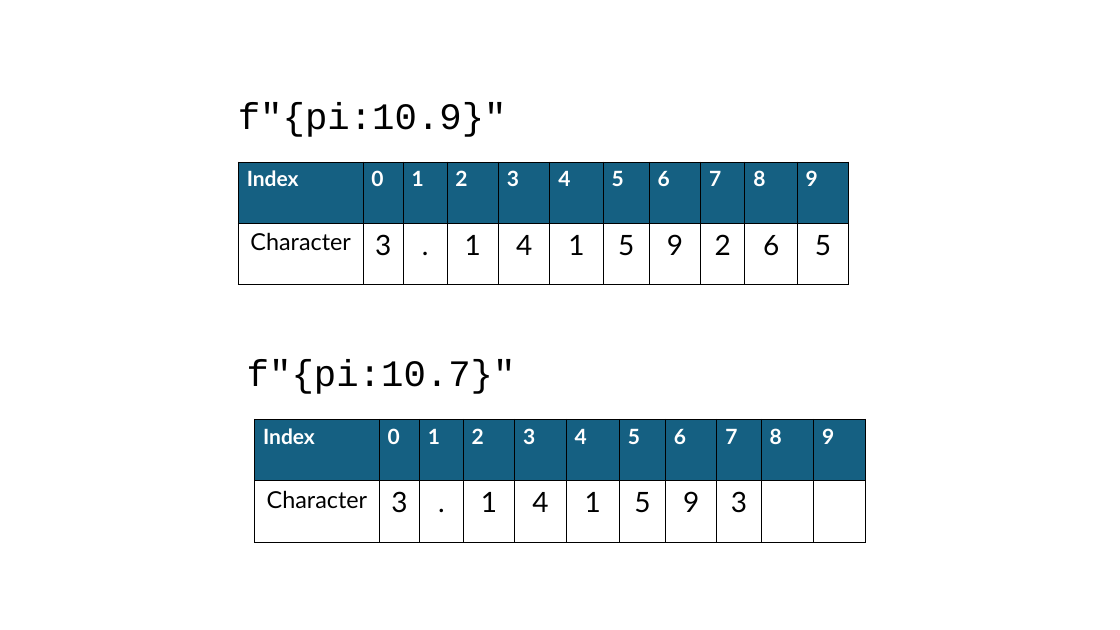
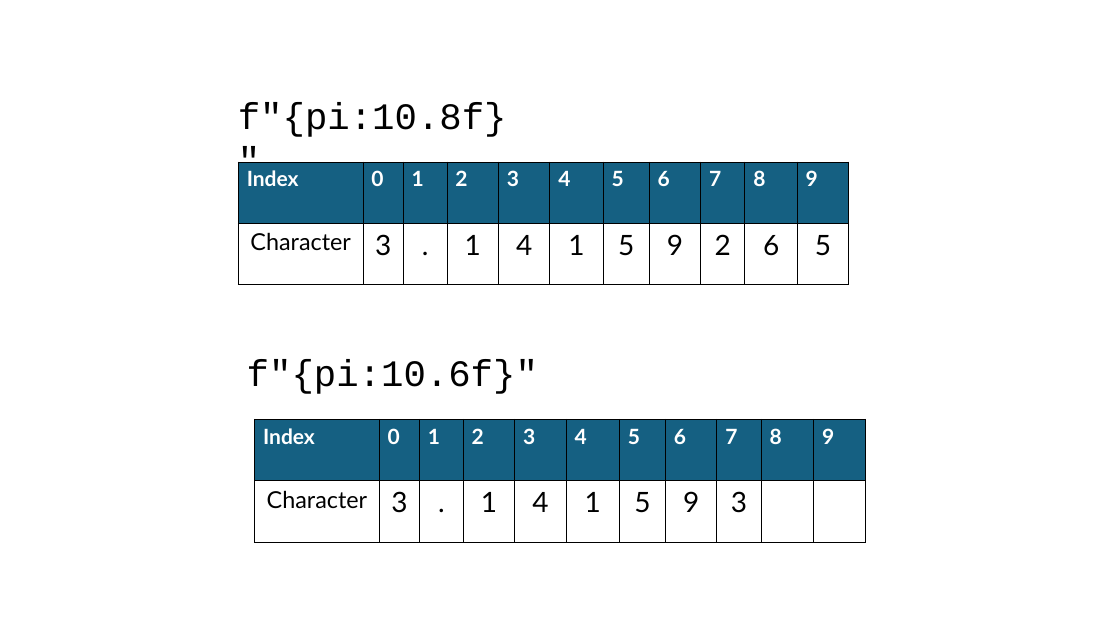
Before and after one commit to John-Abbott-College/SN1-Notes, a slide deck: slide 9 of Images_Youmna.pptx. Drawn at 1120x630 pixels with LibreOffice and Linux fonts; fonts in the diff are those of the drawing. Boxes give left, top, right and bottom in pixels: in the first picture for what was removed or moved away, otherwise in the second. Text is boxed around its words. In the diff, an @@ line names an element or a change of style, - is before the commit and + after.

```diff
--- a/Images_Youmna.pptx
+++ b/Images_Youmna.pptx
@@ text at (238,102,507,137): text changed @@
-f"{pi:10.9}"
+f"{pi:10.8f}"
@@ text at (247,359,538,394): text changed @@
-f"{pi:10.7}"
+f"{pi:10.6f}"
```
Also in this commit, not shown: 1 other slide changed, 4 other files.
